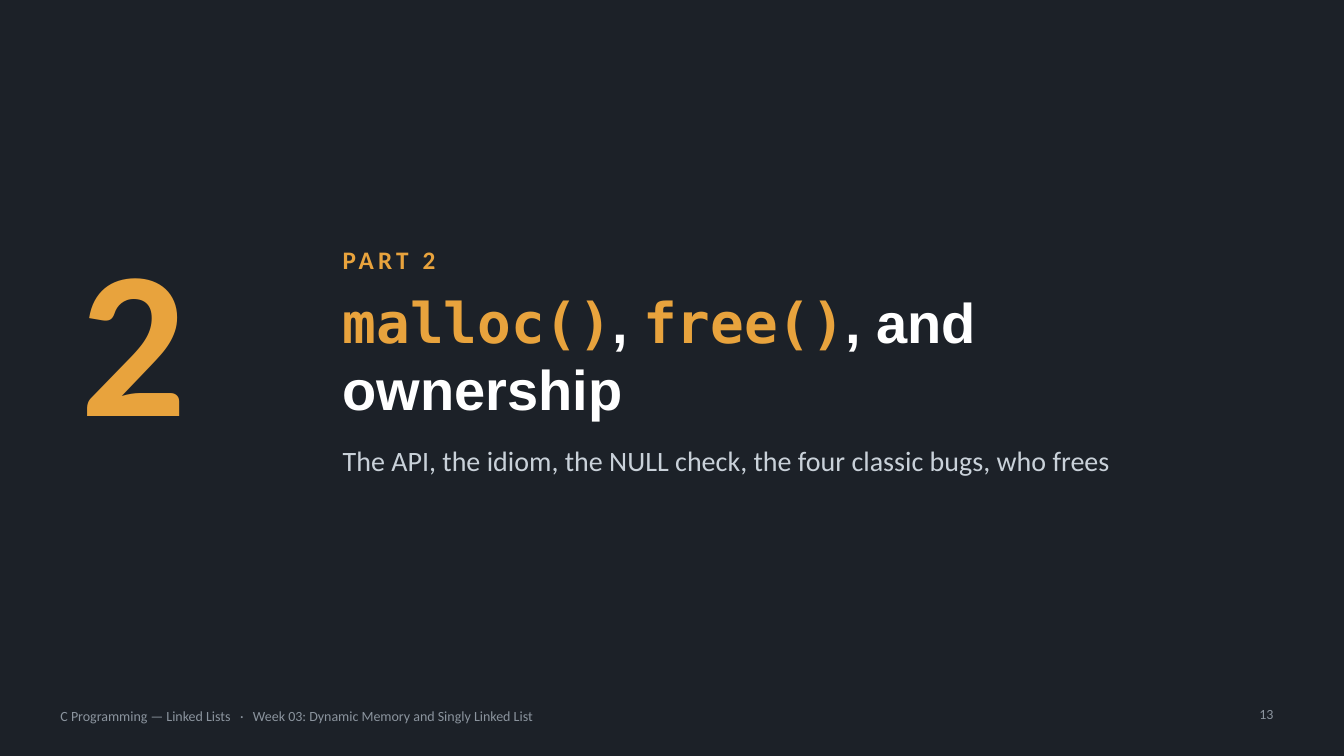
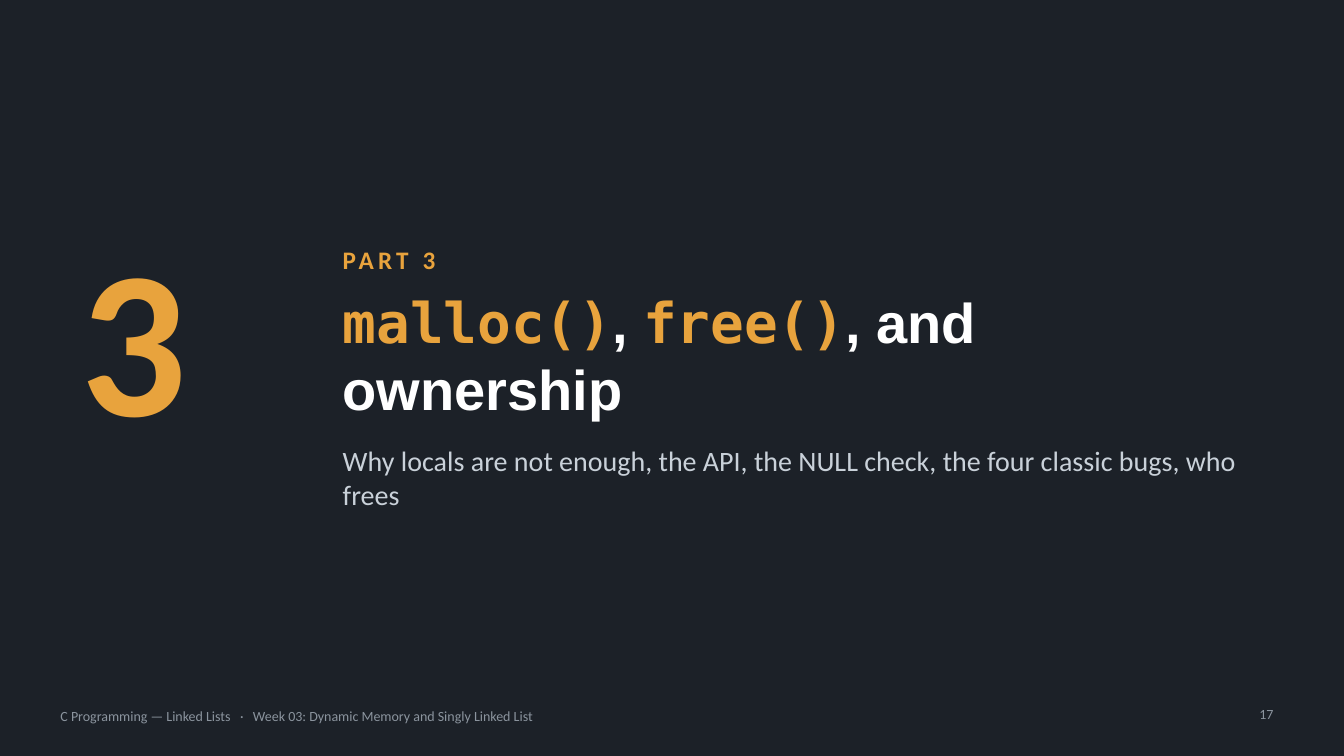
Before and after one commit to seehwan/2026-swcoding, a slide deck: slide 17 of lectures/week03-linked-list/week03-part1-slides.pptx (slide 13 before the commit). Drawn at 1344x756 pixels with LibreOffice and Linux fonts; fonts in the diff are those of the drawing. Boxes give left, top, right and bottom in pixels: in the first picture for what was removed or moved away, otherwise in the second. Text is boxed around its words. In the diff, an @@ line names an element or a change of style, - is before the commit and + after.

```diff
--- a/lectures/week03-linked-list/week03-part1-slides.pptx
+++ b/lectures/week03-linked-list/week03-part1-slides.pptx
@@ text at (423,252,436,269): text changed @@
-PART 2
+PART 3
@@ text at (81,278,187,418): text changed @@
-2
+3
@@ text at (343,451,1236,505): text changed @@
-The API, the idiom, the NULL check, the four classic bugs, who frees
+Why locals are not enough, the API, the NULL check, the four classic bugs, who frees
@@ page number at (1259,710,1273,719): text changed @@
-13
+17
```
Also in this commit, not shown: 10 other slides changed, 1 slide added, 3 slides removed, 3 other files.
